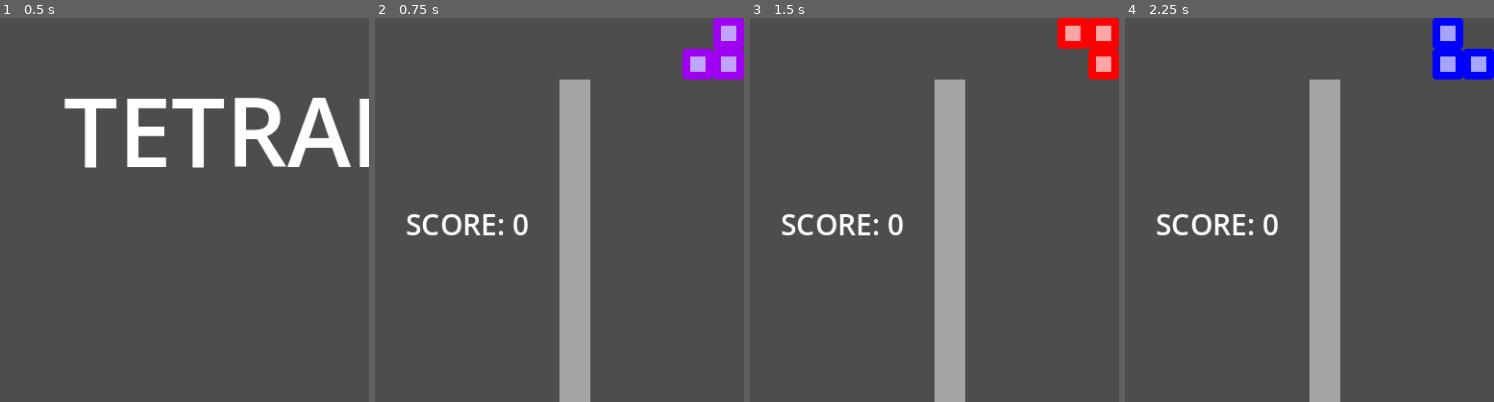
Above: before the commit, frames 1-4 (left to right).
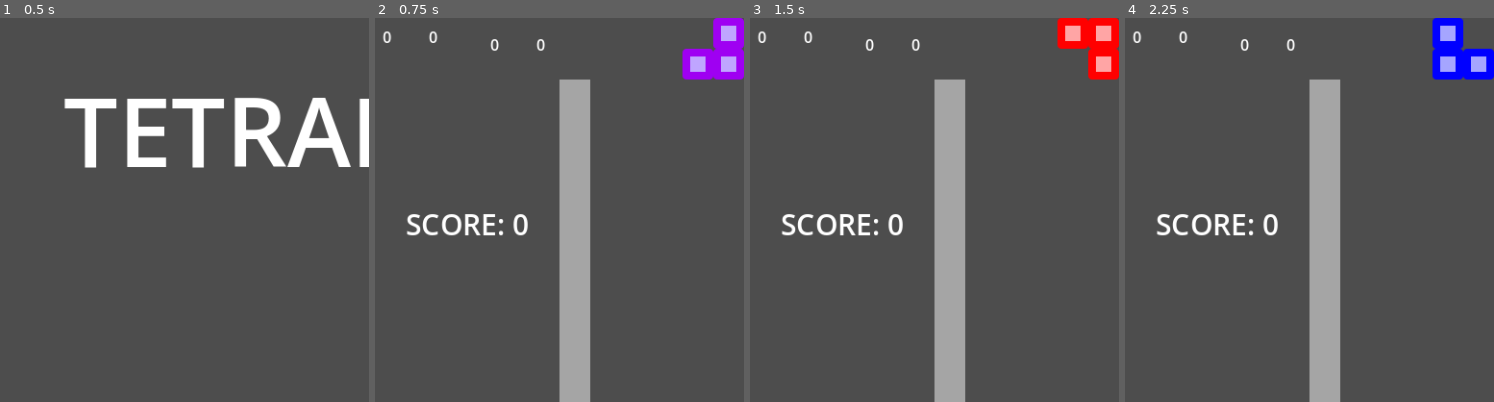
Above: after the commit, the same moments.

Repository: eltonchan1/tetris-elslies-version
Game: Godot game, scene res://tile_map.tscn
Same seed, same stepped clock (60 frames per second), same inputs: the game is played once before the commit and once after it.
Inputs:
- Up to frame 1 (0.5 s): no input
- Up to frame 2 (0.75 s): click "PLAY" at 0.5 s
- Up to frame 3 (1.5 s): click "NEW GAME" at 1.25 s
- Up to frame 4 (2.25 s): click "NEW GAME" at 2 s
The pictures show only the part of the screen within x 0-50%, y 0-50%; the shares and areas given below are measured in that part.

Frame 1 is identical in both runs. In frame 2, 0.2% of the frame differs, in the area x 2-47%, y 3-9%; in frame 3, 0.2%; in frame 4, 0.2%.

Commit message:
surge system???

Diff:
--- /dev/null
+++ b/line_clear_board.gd
@@ -0,0 +1,11 @@
+extends Node
+
+
+# Called when the node enters the scene tree for the first time.
+func _ready() -> void:
+	pass # Replace with function body.
+
+
+# Called every frame. 'delta' is the elapsed time since the previous frame.
+func _process(delta: float) -> void:
+	pass
--- /dev/null
+++ b/notes.gd
@@ -0,0 +1,24 @@
+regular scoring
+	single -> 100
+	double -> 300
+	triple -> 500
+	tetris -> 800
+	spin single -> 800
+	spin double -> 1200
+	spin triple -> 1600
+	spin quad -> 2600
+combo
+	score so far in combo ^ 1 + (combo/10)
+	so it could be like a menu pop up like
+		(scoreSoFar) x combo?
+	so 3 combo all singles 300 x 3 = 900
+	6 combo 2 doubles & 4 singles 1000 x 6 = 6000
+balatro calculation method????
+so it would be only when scoring ig
+maybe b2b is ^...
+	surge???
+
+normal scoring
+	score * combo * b2b???
+surge
+	lines cleared with b2b ^ b2b???
--- a/tile_map.gd
+++ b/tile_map.gd
@@ -154,6 +154,10 @@
 
 # game vars
 var score : int
+var basescore : int
+var combomult : int
+var b2bmult : int
+var allclearexp : bool
 var combo_count : int = 0
 var last_clear_had_lines : bool = false
 var b2b_count : int = 0
@@ -252,6 +256,10 @@
 
 	print("DEBUG: Resetting variables")
 	score = 0
+	basescore = 0
+	combomult = 0
+	b2bmult = 1
+	allclearexp = false
 	gravity = 0.01667
 	gravity_counter = 0.0
 	lock_delay_timer = 0.0
@@ -270,6 +278,10 @@
 	$Game/HUD.get_node("ComboLabel").text = ""
 	$Game/HUD.get_node("B2BLabel").text = ""
 	$Game/HUD.get_node("AllClearLabel").text = ""
+	$Game/HUD/SaveScore/BaseScore.text = "0"
+	$Game/HUD/SaveScore/ComboMult.text = "0"
+	$Game/HUD/SaveScore/B2BMult.text = "0"
+	$Game/HUD/SaveScore/AllClearExp.text = "0"
 	game_time = 0.0
 	timer_running = false
 	$Game/HUD.get_node("TimerLabel").text = "TIME: 0:00.000"
@@ -669,7 +681,9 @@
 		3: bonus = SPIN_TRIPLE
 		4: bonus = SPIN_QUAD
 
+	basescore += bonus
 	score += bonus
+	$Game/HUD/SaveScore/BaseScore.text = str(basescore)
 	print("SPIN DETECTED! +" + str(bonus) + " points")
 
 func get_line_clear_score(lines: int) -> int:
@@ -782,8 +796,9 @@
 	print("DEBUG: pending_spin_lines = ", pending_spin_lines)
 
 	if lines_cleared > 0:
-		#trauma = min(trauma + (lines_cleared * 0.25), 1.0) here
-		wave_intensity = lines_cleared * 0.3
+		trauma = min(trauma + (lines_cleared * 0.25), 1.0)
+		wave_intensity = lines_cleared * 0.2
+		$Game/Particles/LineClearBoard.emitting = true
 		var was_spin = (pending_spin_lines == -1)
 		var is_difficult = is_difficult_clear(lines_cleared, was_spin)
 
@@ -793,43 +808,57 @@
 		else:
 			var line_clear_points = get_line_clear_score(lines_cleared)
 			print("DEBUG: Regular line clear - awarding ", line_clear_points, " points for ", lines_cleared, " lines")
+			basescore += line_clear_points
 			score += line_clear_points
+			$Game/HUD/SaveScore/BaseScore.text = str(basescore)
 		pending_spin_lines = 0
 
 		if last_clear_had_lines:
 			combo_count += 1
+			combomult += 1
 			var combo_bonus = combo_count * 50
 			print("COMBO x", combo_count, "! +", combo_bonus, " bonus")
 			$Game/HUD.get_node("ComboLabel").text = "COMBO: " + str(combo_count)
-			score += combo_bonus
+			$Game/HUD/SaveScore/ComboMult.text = str(combomult)
 		else:
 			print("First line clear - no combo yet")
 			$Game/HUD.get_node("ComboLabel").text = ""
+			combomult += 1
+			$Game/HUD/SaveScore/ComboMult.text = str(combomult)
 		last_clear_had_lines = true
 
 		if is_board_empty():
 			var all_clear_bonus = 3500
-			score += all_clear_bonus
+			allclearexp = true
 			$Game/HUD.get_node("AllClearLabel").text = "ALL CLEAR"
+			$Game/HUD/SaveScore/AllClearExp.text = "2"
 			print("ALL CLEAR! +", all_clear_bonus, " points")
+		else:
+			allclearexp = false
+			$Game/HUD/SaveScore/AllClearExp.text = "0"
 
 		if is_difficult:
 			if last_clear_was_difficult:
 				b2b_count += 1
+				b2bmult += 1
 				var b2b_bonus = b2b_count * 100
-				score += b2b_bonus
 				print("BACK-TO-BACK x", b2b_count, "! +", b2b_bonus, " bonus")
 				$Game/HUD.get_node("B2BLabel").text = "B2B: " + str(b2b_count)
+				$Game/HUD/SaveScore/B2BMult.text = str(b2bmult)
 			else:
 				b2b_count = 1
+				b2bmult = 2
 				print("Back-to-Back started!")
 				$Game/HUD.get_node("B2BLabel").text = "B2B: " + str(b2b_count)
+				$Game/HUD/SaveScore/B2BMult.text = str(b2bmult)
 			last_clear_was_difficult = true
 		else:
 			if b2b_count > 0:
 				print("Back-to-Back broken!")
 				b2b_count = 0
+				b2bmult = 1
 				$Game/HUD.get_node("B2BLabel").text = ""
+				$Game/HUD/SaveScore/B2BMult.text = str(b2bmult)
 				last_clear_was_difficult = false
 		$Game/HUD.get_node("ScoreLabel").text = "SCORE: " + str(score)
 	else:
@@ -838,6 +867,10 @@
 		$Game/HUD.get_node("ComboLabel").text = ""
 		$Game/HUD.get_node("AllClearLabel").text = ""
 		combo_count = 0
+		combomult = 0
+		basescore = 0
+		$Game/HUD/SaveScore/ComboMult.text = str(combomult)
+		$Game/HUD/SaveScore/BaseScore.text = str(basescore)
 		last_clear_had_lines = false
 
 func shift_rows(row):
--- a/tile_map.tscn
+++ b/tile_map.tscn
@@ -52,6 +52,9 @@
 [sub_resource type="Gradient" id="Gradient_03na7"]
 colors = PackedColorArray(1, 1, 1, 0.4, 1, 1, 1, 0)
 
+[sub_resource type="Gradient" id="Gradient_xftlc"]
+colors = PackedColorArray(1, 1, 1, 0.24705882, 1, 1, 1, 0)
+
 [sub_resource type="ShaderMaterial" id="ShaderMaterial_1n30v"]
 shader = ExtResource("3_35kre")
 shader_parameter/amplitude = 0.0
@@ -528,6 +531,39 @@
 text = "TIMER"
 horizontal_alignment = 1
 vertical_alignment = 1
+
+[node name="SaveScore" type="Control" parent="Game/HUD"]
+anchors_preset = 0
+offset_right = 40.0
+offset_bottom = 40.0
+
+[node name="BaseScore" type="Label" parent="Game/HUD/SaveScore"]
+layout_mode = 0
+offset_left = 8.0
+offset_top = 8.0
+offset_right = 48.0
+offset_bottom = 31.0
+
+[node name="ComboMult" type="Label" parent="Game/HUD/SaveScore"]
+layout_mode = 0
+offset_left = 56.0
+offset_top = 8.0
+offset_right = 96.0
+offset_bottom = 31.0
+
+[node name="B2BMult" type="Label" parent="Game/HUD/SaveScore"]
+layout_mode = 0
+offset_left = 120.0
+offset_top = 16.0
+offset_right = 160.0
+offset_bottom = 39.0
+
+[node name="AllClearExp" type="Label" parent="Game/HUD/SaveScore"]
+layout_mode = 0
+offset_left = 168.0
+offset_top = 16.0
+offset_right = 208.0
+offset_bottom = 39.0
 
 [node name="Particles" type="Node2D" parent="Game"]
 
@@ -586,18 +622,36 @@
 scale_amount_max = 32.0
 color_ramp = SubResource("Gradient_03na7")
 
+[node name="LineClearBoard" type="CPUParticles2D" parent="Game/Particles"]
+position = Vector2(192, 336)
+emitting = false
+amount = 64
+one_shot = true
+explosiveness = 1.0
+emission_shape = 3
+emission_rect_extents = Vector2(192, 336)
+spread = 180.0
+gravity = Vector2(0, 0)
+initial_velocity_max = 5.0
+angle_min = -720.0
+angle_max = 720.0
+scale_amount_min = 5.0
+scale_amount_max = 10.0
+color_ramp = SubResource("Gradient_xftlc")
+
 [node name="CanvasLayer" type="CanvasLayer" parent="Game/Particles"]
 layer = 10
 
 [node name="ColorRect" type="ColorRect" parent="Game/Particles/CanvasLayer"]
+visible = false
 material = SubResource("ShaderMaterial_1n30v")
 anchors_preset = 15
 anchor_right = 1.0
 anchor_bottom = 1.0
 offset_left = -192.0
-offset_top = -64.0
+offset_top = -63.0
 offset_right = -192.0
-offset_bottom = -64.0
+offset_bottom = -63.0
 grow_horizontal = 2
 grow_vertical = 2
 color = Color(1, 1, 1, 0)
Not shown, added: line_clear_board.gd.uid
Not shown, added: notes.gd.uid
Not shown: 1 places in tile_map.tscn that only renumber resources
